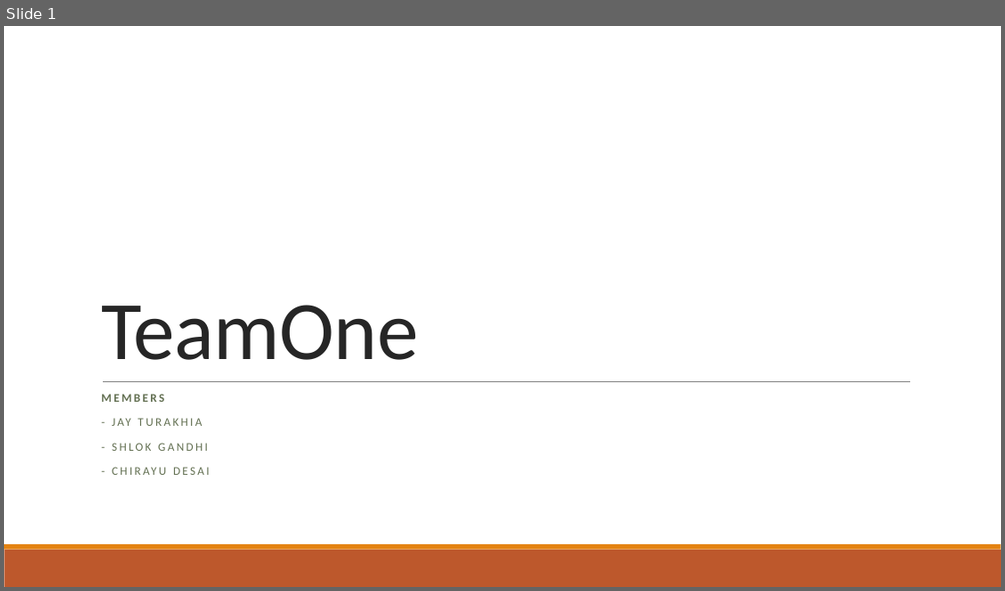
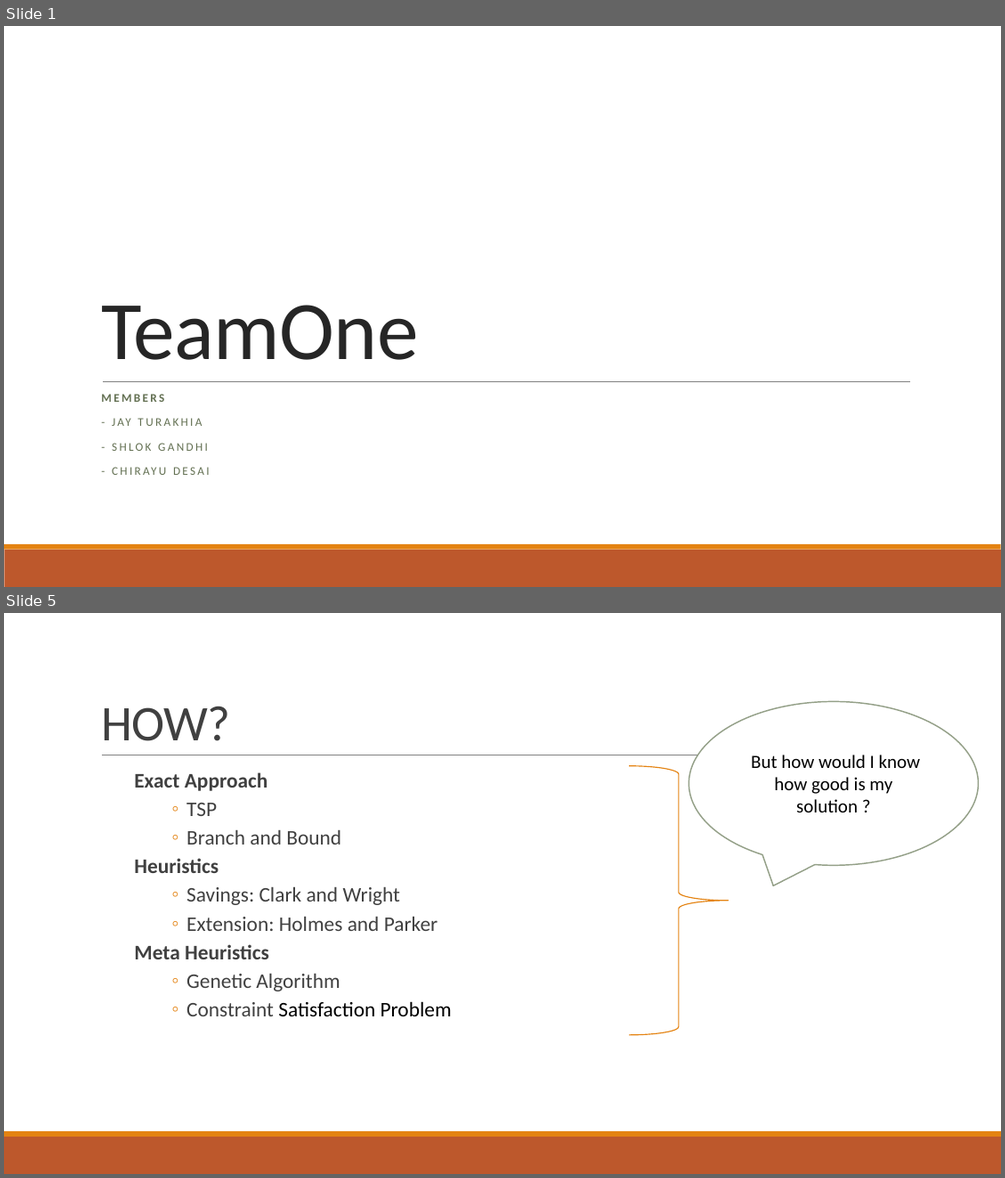
Before and after one commit to shlok57/VehicleRoutingProblem, a slide deck: Vehicle Routing Problem.pptx. Shown one above the other, each under a label of ours: slide 1 before the commit, slides 1 and 5 after it; the slides between them are not shown. The pictures are 1005x591 and 1005x1178 pixels, drawn with LibreOffice and Linux fonts; fonts in the diff are those of the drawing. Boxes give left, top, right and bottom in pixels: in the first picture for what was removed or moved away, otherwise in the second. Text is boxed around its words. In the diff, an @@ line names an element or a change of style, - is before the commit and + after.

```diff
--- a/Vehicle Routing Problem.pptx
+++ b/Vehicle Routing Problem.pptx
@@ slide 5 added at <box>4,613,1001,1174</box>, background #FFFFFF; not listed: 2 template elements that a slide beside it also shows @@
@@ title added at <box>101,706,230,741</box>, 48 pt, text #404040 @@
+HOW?
@@ speech bubble added at <box>689,701,979,865</box>, fill #FFFFFF, outline #94A088 1.25 pt, 18 pt, text #000000 @@
+But how would I know how good is my solution ?
@@ line added from (102, 755) to (917, 755), #808080 0.5 pt @@
@@ text added at <box>134,772,452,1016</box>, 20 pt, text #404040 @@
+  Exact Approach
+    ◦ TSP
+    ◦ Branch and Bound
+  Heuristics
+    ◦ Savings: Clark and Wright
+    ◦ Extension: Holmes and Parker
+  Meta Heuristics
+    ◦ Genetic Algorithm
+    ◦ Constraint Satisfaction Problem
@@ right brace added at <box>629,765,728,1035</box>, outline #E48312 1 pt @@
```
Also in this commit, not shown: 4 slides changed, 5 other slides added, 2 slides removed, 1 other file.
